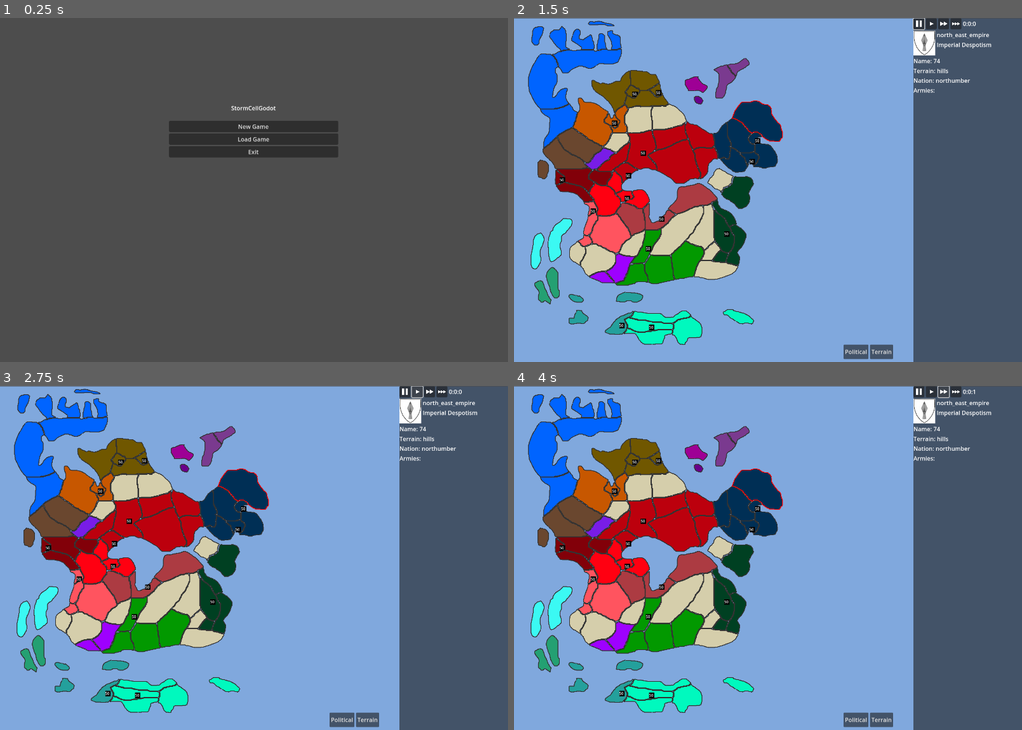
Above: before the commit, frames 1-4 (two rows, left to right).
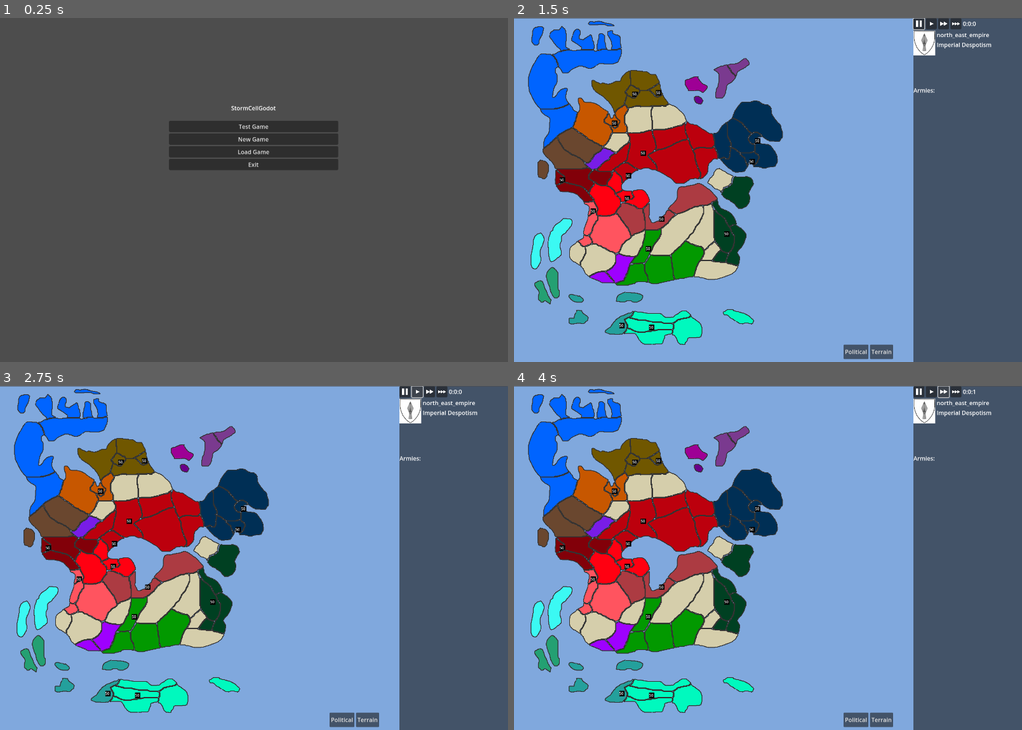
Above: after the commit, the same moments.

Repository: code-11/StormCell
Game: Godot game, scene res://testing.tscn
Two runs of this game, one before a commit and one after it. Both use one fixed random seed, a clock stepped at 60 frames per second and the inputs below.
Inputs (mouse positions are in pixels of both pictures, inside the frame that each line leads up to):
- Up to frame 1 (0.25 s): no input
- Up to frame 2 (1.5 s): click (768, 128) at 0.5 s, where only the run after the commit has a clickable "Test Game"; click (768, 138) at 1.25 s, where only the run after the commit has a clickable "New Game"
- Up to frame 3 (2.75 s): click (416, 392) at 2 s
- Up to frame 4 (4 s): click (930, 392) at 2.75 s; click (945, 392) at 3.5 s

The runs differ from the first frame. In frame 1, 1.2% of the frame differs, in the area x 33-67%, y 30-45%; in frame 2, 0.2%; in frame 3, 0.2%; in frame 4, 0.2%.

Commit message:
Added a ton of new import files, revamped terrain.

Diff:
--- a/stormCellGodot/MapLoader.gd
+++ b/stormCellGodot/MapLoader.gd
@@ -4,8 +4,6 @@
 var UNOCCUPIED_REGION_COLOR="#D5CEAB"
 var DEFAULT_BORDER_COLOR="#333333"
 var SELECTED_BORDER_COLOR="#FF0000"
-
-var TERRAIN_COLORS_PATH="res://data/terrain_colors.json"
 
 enum MAP_CLICK_MODE{INFO, MOVE_ARMY}
 var cur_map_click_mode=MAP_CLICK_MODE.INFO
@@ -39,16 +37,9 @@
 func create_terrain_color_dict():
 	var to_return={}
 	var all_regions=$regions.get_children()
-	var terrain_colors=read_terrain_color_data()
 	for region in all_regions:
-		to_return[region.name]=terrain_colors[region.terrain]
+		to_return[region.name]=region.terrain.color
 	return to_return
-
-
-func read_terrain_color_data():
-	var terrain_color_file = FileAccess.open(TERRAIN_COLORS_PATH, FileAccess.READ)
-	var terrain_color_data = JSON.parse_string(terrain_color_file.get_as_text())
-	return terrain_color_data
 
 func _input(event):
 	if event is InputEventMouseButton and event.pressed:
--- /dev/null
+++ b/stormCellGodot/MilitaryCalculator.gd
@@ -0,0 +1,74 @@
+extends Node
+
+var ATK_II = 5
+var ATK_I = 4
+var ATK = 3
+var NEUTRAL = 1  # atk needs 1:1
+var DEF = .33  # atk needs 3:1
+var DEF_I = .25  # atk needs 4:1
+var DEF_II = .2  # atk needs 5:1
+
+# Outer layer is attacker
+var STANCE_MULT_TABLE = {
+	SCConstants.Stance.AGGRESSIVE: {
+		SCConstants.Stance.AGGRESSIVE: NEUTRAL,
+		SCConstants.Stance.DEFENSIVE: DEF,
+		SCConstants.Stance.PACIFY: ATK_II,
+		SCConstants.Stance.RAIDING: ATK,
+		SCConstants.Stance.GUERILLA: DEF_I,
+		SCConstants.Stance.MOVING: ATK_I,
+	},
+	SCConstants.Stance.DEFENSIVE: {
+		SCConstants.Stance.AGGRESSIVE: DEF,
+		SCConstants.Stance.DEFENSIVE: NEUTRAL,
+		SCConstants.Stance.PACIFY: NEUTRAL,
+		SCConstants.Stance.RAIDING: NEUTRAL,
+		SCConstants.Stance.GUERILLA: DEF,
+		SCConstants.Stance.MOVING: NEUTRAL,
+	},
+	SCConstants.Stance.PACIFY: {
+		SCConstants.Stance.AGGRESSIVE: DEF_II,
+		SCConstants.Stance.DEFENSIVE: NEUTRAL,
+		SCConstants.Stance.PACIFY: NEUTRAL,
+		SCConstants.Stance.RAIDING: DEF,
+		SCConstants.Stance.GUERILLA: NEUTRAL,
+		SCConstants.Stance.MOVING: DEF_II,
+	},
+	SCConstants.Stance.RAIDING: {
+		SCConstants.Stance.AGGRESSIVE: DEF,
+		SCConstants.Stance.DEFENSIVE: NEUTRAL,
+		SCConstants.Stance.PACIFY: ATK,
+		SCConstants.Stance.RAIDING: ATK,
+		SCConstants.Stance.GUERILLA: DEF,
+		SCConstants.Stance.MOVING: ATK_I,
+	},
+	SCConstants.Stance.GUERILLA: {
+		SCConstants.Stance.AGGRESSIVE: ATK_I,
+		SCConstants.Stance.DEFENSIVE: ATK,
+		SCConstants.Stance.PACIFY: NEUTRAL,
+		SCConstants.Stance.RAIDING: ATK,
+		SCConstants.Stance.GUERILLA: DEF,
+		SCConstants.Stance.MOVING: ATK_II,
+	},
+	SCConstants.Stance.MOVING: {
+		SCConstants.Stance.AGGRESSIVE: DEF_I,
+		SCConstants.Stance.DEFENSIVE: DEF_I,
+		SCConstants.Stance.PACIFY: NEUTRAL,
+		SCConstants.Stance.RAIDING: DEF_I,
+		SCConstants.Stance.GUERILLA: DEF_II,
+		SCConstants.Stance.MOVING: NEUTRAL,
+	}
+}
+
+func calculate_stance_multiplier(attacker:Army, defender:Army):
+		return STANCE_MULT_TABLE[attacker.stance][defender.stance]
+
+
+# Called when the node enters the scene tree for the first time.
+func _ready() -> void:
+	pass # Replace with function body.
+
+
+# Called every frame. 'delta' is the elapsed time since the previous frame.
+func _process(delta: float) -> void:
+	pass
--- a/stormCellGodot/RegionGeoLoader.gd
+++ b/stormCellGodot/RegionGeoLoader.gd
@@ -5,6 +5,7 @@
 
 var REGION_LIST_PATH="res://data/region_list.txt"
 var REGION_TERRAIN_PATH="res://data/region_terrain.json"
+var TERRAIN_DATA_PATH="res://data/terrain_data.json"
 
 func get_the_map():
 	return get_parent()
@@ -128,6 +129,12 @@
 		regions.append(region_geometry)
 	return regions
 
+
+func read_terrain_data():
+	var terrain_data_file = FileAccess.open(TERRAIN_DATA_PATH, FileAccess.READ)
+	var terrain_data = JSON.parse_string(terrain_data_file.get_as_text())
+	return terrain_data
+
 func read_regional_terrain():
 	var region_terrain_file = FileAccess.open(REGION_TERRAIN_PATH, FileAccess.READ)
 	var region_terrain_data = JSON.parse_string(region_terrain_file.get_as_text())
@@ -135,11 +142,13 @@
 
 func create_regions(regions_to_nations_dict):
 	var regions=read_regions()
-	var terrain_data=read_regional_terrain()
+	var regional_terrain_data=read_regional_terrain()
+	var terrain_data=read_terrain_data()
 	print("Num Regions: %s" % regions.size())
 	var greatest_extent=0
 	for region in regions:
-		region.terrain = terrain_data[region.name]
+		var terrain_type_for_region=regional_terrain_data[region.name]
+		region.terrain = Terrain.from_json_dict(terrain_type_for_region,terrain_data[terrain_type_for_region])
 		region.nation = regions_to_nations_dict.get(region.name,null)
 		var long_extent=long_extent(region)
 		if greatest_extent < long_extent:
--- /dev/null
+++ b/stormCellGodot/Terrain.gd
@@ -0,0 +1,24 @@
+extends Node
+
+class_name Terrain
+
+var color="white"
+var defensiveness=0 # multiplier
+var mobility = 0 # multiplier
+var attrition = 0 # multiplier
+
+static func from_json_dict(name,json_dict):
+	return Terrain.new(
+		name,
+		json_dict["color"],
+		json_dict["defensiveness"],
+		json_dict["mobility"],
+		json_dict["attrition"]
+	)
+
+func _init(name, color, defensiveness, mobility, attrition):
+	self.name=name
+	self.color=color
+	self.defensiveness=defensiveness
+	self.mobility=mobility
+	self.attrition=attrition
--- a/stormCellGodot/data/region_terrain.json
+++ b/stormCellGodot/data/region_terrain.json
@@ -1,84 +1,84 @@
 {
-      "1": "ice",
-      "2": "tundra",
-      "3": "mountains",
-      "4": "forest",
-      "5": "forest",
-      "6": "hills",
-      "7": "hills",
-      "8": "hills",
-      "9": "grasslands",
-      "10": "grasslands",
-      "11": "coast",
-      "12": "hills",
-      "13": "mountains",
-      "14": "mountains",
-      "15": "woods",
-      "16": "woods",
-      "17": "forest",
-      "18": "forest",
-      "19": "forest",
-      "20": "hills",
-      "21": "forest",
-      "22": "forest",
-      "23": "forest",
-      "25": "grasslands",
-      "26": "grasslands",
-      "27": "grasslands",
-      "28": "grasslands",
-      "29": "grasslands",
-      "30": "plains",
-      "31": "plains",
-      "32": "grasslands",
-      "33": "grasslands",
-      "34": "mountains",
-      "35": "coast",
-      "36": "plains",
-      "37": "desert",
-      "38": "plains",
-      "39": "coast",
-      "40": "desert",
-      "41": "desert",
-      "42": "mountains",
-      "43": "mountains",
-      "45": "coast",
-      "47": "woods",
-      "48": "hills",
-      "49": "woods",
-      "50": "woods",
-      "51": "hills",
-      "52": "forest",
-      "53": "forest",
-      "54": "forest",
-      "55": "forest",
-      "56": "forest",
-      "57": "forest",
-      "58": "forest",
-      "59": "grasslands",
-      "60": "mountains",
-      "61": "coast",
-      "62": "coast",
-      "63": "grasslands",
-      "64": "desert",
-      "65": "plains",
-      "66": "mountains",
-      "67": "woods",
-      "68": "forest",
-      "69": "hills",
-      "70": "hills",
-      "71": "mountains",
-      "72": "mountains",
-      "73": "mountains",
-      "74": "hills",
-      "75": "hills",
-      "76": "hills",
-      "77": "grasslands",
-      "78": "plains",
-      "79": "hills",
-      "80": "hills",
-      "81": "coast",
-      "82": "coast",
-      "83": "hills",
-      "84": "hills",
-      "85": "plains"
+	  "1": "ice",
+	  "2": "tundra",
+	  "3": "mountains",
+	  "4": "forest",
+	  "5": "forest",
+	  "6": "hills",
+	  "7": "hills",
+	  "8": "hills",
+	  "9": "grasslands",
+	  "10": "grasslands",
+	  "11": "coast",
+	  "12": "hills",
+	  "13": "mountains",
+	  "14": "mountains",
+	  "15": "woods",
+	  "16": "woods",
+	  "17": "forest",
+	  "18": "forest",
+	  "19": "forest",
+	  "20": "hills",
+	  "21": "forest",
+	  "22": "forest",
+	  "23": "forest",
+	  "25": "grasslands",
+	  "26": "grasslands",
+	  "27": "grasslands",
+	  "28": "grasslands",
+	  "29": "grasslands",
+	  "30": "plains",
+	  "31": "plains",
+	  "32": "grasslands",
+	  "33": "grasslands",
+	  "34": "mountains",
+	  "35": "coast",
+	  "36": "plains",
+	  "37": "desert",
+	  "38": "plains",
+	  "39": "coast",
+	  "40": "desert",
+	  "41": "desert",
+	  "42": "mountains",
+	  "43": "mountains",
+	  "45": "coast",
+	  "47": "woods",
+	  "48": "hills",
+	  "49": "woods",
+	  "50": "woods",
+	  "51": "hills",
+	  "52": "forest",
+	  "53": "forest",
+	  "54": "forest",
+	  "55": "forest",
+	  "56": "forest",
+	  "57": "forest",
+	  "58": "forest",
+	  "59": "grasslands",
+	  "60": "mountains",
+	  "61": "coast",
+	  "62": "coast",
+	  "63": "grasslands",
+	  "64": "desert",
+	  "65": "plains",
+	  "66": "mountains",
+	  "67": "woods",
+	  "68": "forest",
+	  "69": "hills",
+	  "70": "hills",
+	  "71": "mountains",
+	  "72": "mountains",
+	  "73": "mountains",
+	  "74": "hills",
+	  "75": "hills",
+	  "76": "hills",
+	  "77": "grasslands",
+	  "78": "plains",
+	  "79": "hills",
+	  "80": "hills",
+	  "81": "coast",
+	  "82": "coast",
+	  "83": "hills",
+	  "84": "hills",
+	  "85": "plains"
 }
--- a/stormCellGodot/data/terrain_colors.json
+++ /dev/null
@@ -1,13 +0,0 @@
-{
-	"mountains": "#362910",
-	"coast": "#ffd282",
-	"grasslands": "#3ec453",
-	"plains": "#aa9161",
-	"desert": "#d08f55",
-	"swamp": "#2c3e26",
-	"hills": "#636200",
-	"woods": "#29661e",
-	"forest": "#14430c",
-	"tundra": "#53774d",
-	"ice": "#dad2af"
-}
--- /dev/null
+++ b/stormCellGodot/data/terrain_data.json
@@ -0,0 +1,13 @@
+{
+	"mountains": {"color": "#362910", "defensiveness": 2, "mobility": 0.1, "attrition": 1.3},
+	"coast": {"color": "#ffd282", "defensiveness": 1, "mobility": 1, "attrition": 1.1},
+	"grasslands": {"color": "#3ec453", "defensiveness": 1, "mobility": 1, "attrition": 1},
+	"plains": {"color": "#aa9161", "defensiveness": 0.7, "mobility": 1.5, "attrition": 1.2},
+	"desert": {"color": "#d08f55", "defensiveness": 0.5, "mobility": 1.6, "attrition": 5},
+	"swamp": {"color": "#2c3e26", "defensiveness": 1.5, "mobility": 0.2, "attrition": 4},
+	"hills": {"color": "#636200", "defensiveness": 1.7, "mobility": 0.4, "attrition": 1},
+	"woods": {"color": "#29661e", "defensiveness": 1.5, "mobility": 0.4, "attrition": 1},
+	"forest": {"color": "#14430c", "defensiveness": 1.7, "mobility": 0.3, "attrition": 1.1},
+	"tundra": {"color": "#53774d", "defensiveness": 0.5, "mobility": 0.9, "attrition": 4},
+	"ice": {"color": "#dad2af", "defensiveness": 0.5, "mobility": 0.6, "attrition": 6}
+}
--- a/stormCellGodot/project.godot
+++ b/stormCellGodot/project.godot
@@ -12,7 +12,7 @@
 
 config/name="Storm Cell Godot"
 run/main_scene="res://testing.tscn"
-config/features=PackedStringArray("4.2")
+config/features=PackedStringArray("4.3")
 config/icon="res://icon.png"
 
 [autoload]
--- a/stormCellGodot/sc_ui/PanelCtrl.gd
+++ b/stormCellGodot/sc_ui/PanelCtrl.gd
@@ -24,7 +24,7 @@
 	region_lbl.text="Name: "+region.name
 
 	var terrain_lbl=get_terrain_label()
-	terrain_lbl.text="Terrain: "+region.terrain
+	terrain_lbl.text="Terrain: "+region.terrain.name
 
 	var nation_lbl = get_nation_label()
 	nation_lbl.text="Nation: "+str(region.nation)
--- a/stormCellGodot/sc_ui/PolMapModeBtn.gd
+++ b/stormCellGodot/sc_ui/PolMapModeBtn.gd
@@ -4,4 +4,4 @@
 	return get_parent().get_parent().get_parent()
 
 func _pressed():
-	get_gui_ctrl().set_map_mode("pol")
+	get_gui_ctrl().set_map_color_mode("pol")
--- a/stormCellGodot/sc_ui/TerrainMapModeBtn.gd
+++ b/stormCellGodot/sc_ui/TerrainMapModeBtn.gd
@@ -4,4 +4,4 @@
 	return get_parent().get_parent().get_parent()
 
 func _pressed():
-	get_gui_ctrl().set_map_mode("terrain")
+	get_gui_ctrl().set_map_color_mode("terrain")
--- /dev/null
+++ b/stormCellGodot/test/TestMilitaryCalculator.gd
@@ -0,0 +1,37 @@
+extends TestRunner
+
+var mil_calc = preload("res://MilitaryCalculator.gd").new()
+
+
+func test_stance_mult_1():
+	print("	Testing test_stance_mult1")
+	var attacker = Army.new("attacker",null,"black",1)
+	attacker.stance = SCConstants.Stance.AGGRESSIVE
+	var defender = Army.new("defender",null,"black",1)
+	defender.stance = SCConstants.Stance.DEFENSIVE
+	var mult=mil_calc.calculate_stance_multiplier(attacker,defender)
+	assert(mult==mil_calc.DEF)
+
+func test_stance_mult_2():
+	print("	Testing test_stance_mult2")
+	var attacker = Army.new("attacker",null,"black",1)
+	attacker.stance = SCConstants.Stance.AGGRESSIVE
+	var defender = Army.new("defender",null,"black",1)
+	defender.stance = SCConstants.Stance.GUERILLA
+	var mult=mil_calc.calculate_stance_multiplier(attacker,defender)
+	assert(mult==mil_calc.DEF_I)
+
+func test_stance_mult_3():
+	print("	Testing test_stance_mult3")
+	var attacker = Army.new("attacker",null,"black",1)
+	attacker.stance = SCConstants.Stance.GUERILLA
+	var defender = Army.new("defender",null,"black",1)
+	defender.stance = SCConstants.Stance.MOVING
+	var mult=mil_calc.calculate_stance_multiplier(attacker,defender)
+	assert(mult==mil_calc.ATK_II)
+
+func test_all():
+	print("Testing Military Calculator")
+	test_stance_mult_1()
+	test_stance_mult_2()
+	test_stance_mult_3()
--- /dev/null
+++ b/stormCellGodot/test/TestRunner.gd
@@ -0,0 +1,6 @@
+extends Node
+
+class_name TestRunner
+
+func test_all():
+	pass
--- /dev/null
+++ b/stormCellGodot/test/TestRunnerManager.gd
@@ -0,0 +1,18 @@
+extends Node
+
+
+# TODO:
+# For now, Ill just keep a list of the scripts I want to call.
+# Later I can dynamically find them.
+var all_testers : Array[TestRunner] = [
+	preload("res://test/TestMilitaryCalculator.gd").new()
+]
+
+func run_all_tests():
+	for tester in all_testers:
+		tester.test_all()
+		print("\n")
+	print("DONE")
+
+func _pressed():
+	run_all_tests()
--- a/stormCellGodot/testing.tscn
+++ b/stormCellGodot/testing.tscn
@@ -1,6 +1,7 @@
-[gd_scene load_steps=5 format=3 uid="uid://gis068qtammp"]
+[gd_scene load_steps=6 format=3 uid="uid://gis068qtammp"]
 
 [ext_resource type="Script" path="res://sc_ui/NewGameCtrl.gd" id="2"]
+[ext_resource type="Script" path="res://test/TestRunnerManager.gd" id="2_0xy5b"]
 [ext_resource type="Script" path="res://sc_ui/MainMenu.gd" id="3"]
 
 [sub_resource type="Theme" id="1"]
@@ -37,6 +38,11 @@
 theme = SubResource("1")
 text = "StormCellGodot"
 
+[node name="TestGameBtn" type="Button" parent="VBoxContainer"]
+layout_mode = 2
+text = "Test Game"
+script = ExtResource("2_0xy5b")
+
 [node name="NewGameBtn" type="Button" parent="VBoxContainer"]
 layout_mode = 2
 text = "New Game"
